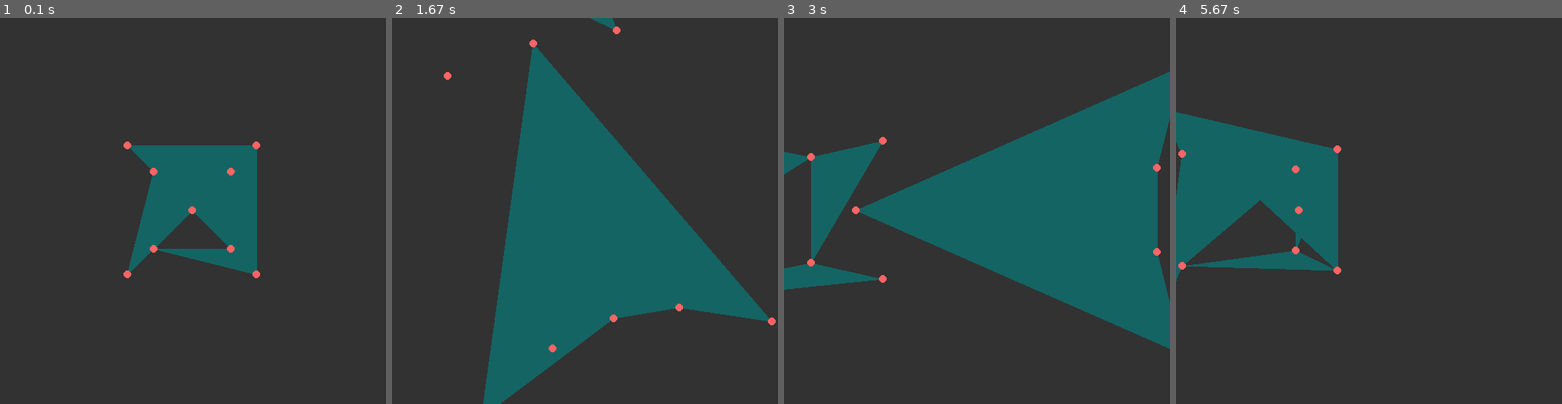
Above: before the commit, frames 1-4 (left to right).
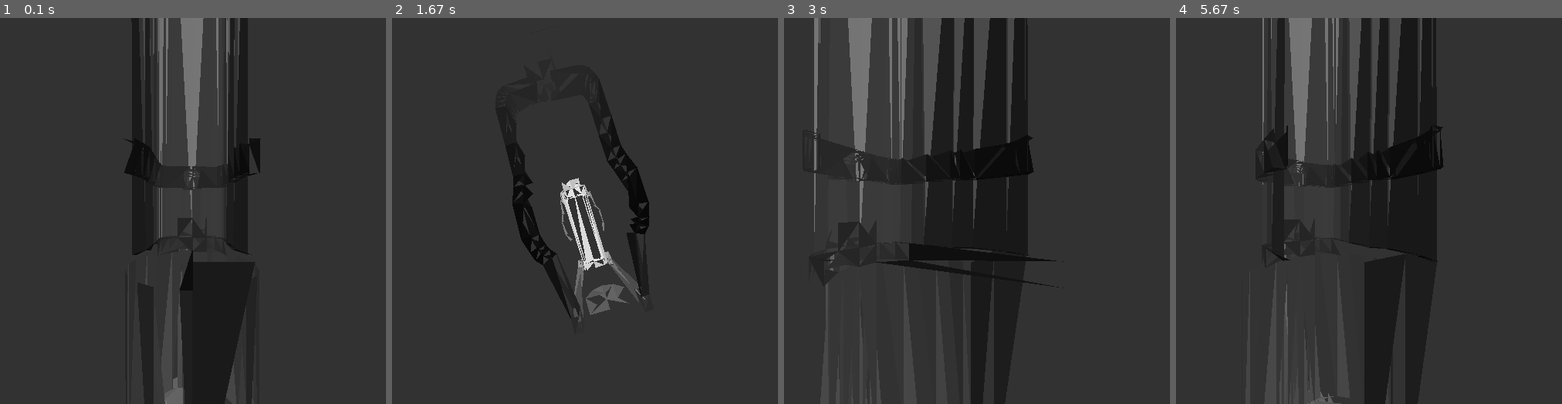
Above: after the commit, the same moments.

Repository: Cuchibambo/Main-Projects
Game: pygame game, started from python/3Dtimes2.py
Two runs of this game, one before a commit and one after it. Both use one fixed random seed, a clock stepped at 60 frames per second and the inputs below.
Inputs:
- Up to frame 1 (0.1 s): no input
- Up to frame 2 (1.67 s): hold Right 0.33-0.8 s; hold Up 0.83-1.3 s; hold Right from 1.33 s (still down)
- Up to frame 3 (3 s): release Right at 1.8 s; hold Left 1.83-2.37 s; hold Down 2.4-2.87 s; hold Left from 2.9 s (still down)
- Up to frame 4 (5.67 s): release Left at 3.37 s; hold Up 3.4-3.87 s; hold Right 3.9-4.53 s; hold Down 4.57-5.03 s; hold Left 5.07-5.53 s; hold Right from 5.57 s (still down)

The runs differ from the first frame. In frame 1, 11% of the frame differs, in the area x 32-68%, y 0-100%; in frame 2, 29%; in frame 3, 40%, in the area x 0-100%, y 0-100%; in frame 4, 23%.

Commit message:
3D with depth

Diff:
--- a/python/3Dtimes2.py
+++ b/python/3Dtimes2.py
@@ -26,8 +26,14 @@
 vec2 = NormalizeVector((0,0,1))
 Points = []
 
-PointsVertexPos = GetVerteciesFromOBJ('3DModels\Cubeandcone.obj')
-Faces = GetFacesFromOBJ('3DModels\Cubeandcone.obj')
+OBJImport = r'3DModels\Ultrakill Peircer.obj'
+
+PointsVertexPos = GetVerteciesFromOBJ(OBJImport,1)
+Faces = GetFacesFromOBJ(OBJImport)
+
+for i in range(len(Faces)):
+    Faces[i] = [Faces[i],0]
+
 
 for pos in PointsVertexPos:
     Points.append(Point(pos))
@@ -143,13 +149,15 @@
             Normal[2] * CameraDistance)
 
     # Draw points
-    PointsPos = [None for i in range(len(Points))]
+    PointsPos = [None for _ in range(len(Points))]
+
+    CenteredPointsPos = []
 
     for point in Points:
-
         CenteredPointPos = (point.pos[0] + Center[0],
                             point.pos[1] + Center[1],
                             point.pos[2] + Center[2])
+        CenteredPointsPos.append(CenteredPointPos)
 
         # Culling
         if ProduitScalaire(NormalizeVector(CenteredPointPos),Normal) < 0:
@@ -161,20 +169,32 @@
 
             PointsPos[Points.index(point)] = PointPos2D # type: ignore
 
+    for i in range(len(Faces)):
+        Faces[i] = [Faces[i][0],GetMagnitude((Average([CenteredPointsPos[Faces[i][0][0]-1][0],
+                                                    CenteredPointsPos[Faces[i][0][1]-1][0],
+                                                    CenteredPointsPos[Faces[i][0][2]-1][0]]),
+                                            Average([CenteredPointsPos[Faces[i][0][0]-1][1],
+                                                    CenteredPointsPos[Faces[i][0][1]-1][1],
+                                                    CenteredPointsPos[Faces[i][0][2]-1][1]]),
+                                            Average([CenteredPointsPos[Faces[i][0][0]-1][2],
+                                                    CenteredPointsPos[Faces[i][0][1]-1][2],
+                                                    CenteredPointsPos[Faces[i][0][2]-1][2]]),))]
+
+    Faces.sort(key= lambda x : x[1], reverse=True)
+
+    # for pos in PointsPos:
+    #     try:
+    #         pygame.draw.circle(Surface, PointColor, pos, 5) # type: ignore
+    #     except:
+    #         pass
+
     for face in Faces:
+        FaceColor = int(ChangeRange(face[1],Faces[-1][1],Faces[0][1],0,255))
         try:
-            pygame.draw.polygon(Surface, FaceColor, (PointsPos[face[0]-1],
-                                                     PointsPos[face[1]-1],
-                                                     PointsPos[face[2]-1]))
+            pygame.draw.polygon(Surface, (FaceColor,FaceColor,FaceColor), (PointsPos[face[0][0]-1],
+                                                     PointsPos[face[0][1]-1],
+                                                     PointsPos[face[0][2]-1]))
         except:
             pass
 
-    for pos in PointsPos:
-        try:
-            pygame.draw.circle(Surface, PointColor, pos, 5)
-        except:
-            pass
-
-    # pygame.draw.rect(Surface, PointColor, (250,250,1,1))
-
     pygame.display.flip()
--- a/python/MathScripts.py
+++ b/python/MathScripts.py
@@ -147,3 +147,9 @@
         vec[2]
     )
     return rotatedVec
+
+def Average(data:list) -> float:
+    sum = 0
+    for num in data:
+        sum += num
+    return sum/len(data)
--- a/python/pythonOBJparser.py
+++ b/python/pythonOBJparser.py
@@ -1,9 +1,9 @@
-def GetVerteciesFromOBJ(FileName:str) -> list:
+def GetVerteciesFromOBJ(FileName:str,spacesAfterv:int) -> list:
     file = open(FileName) # Open File
     Vertecies = []
     for line in file: # Check every line in file
         if line[0] == 'v' and line[1] == ' ': # only keeps vertex data
-            line = line[2:] # removes the 'v '
+            line = line[spacesAfterv+1:] # removes the 'v '
             line = line.strip('\n')
             line = line.split(' ')
             pos = (float(line[0]),float(line[1]),float(line[2]))
Not shown, added: 3DModels/Ultrakill Peircer.obj
Not shown, added: 3DModels/pot.obj
